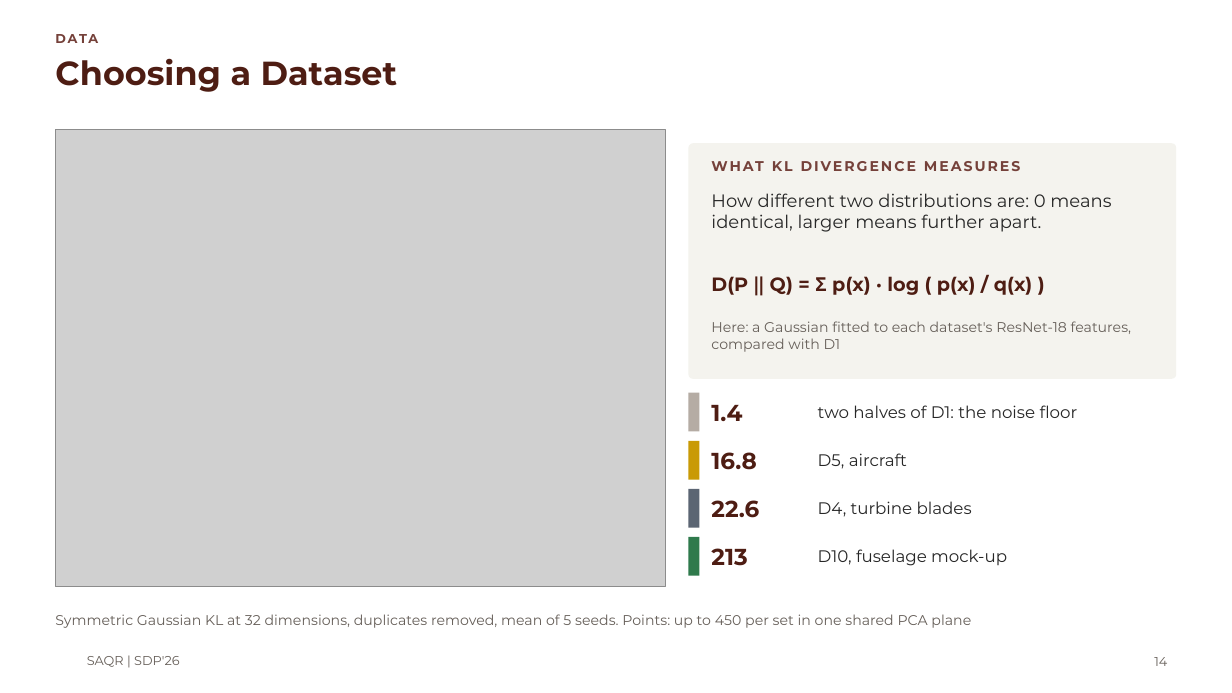
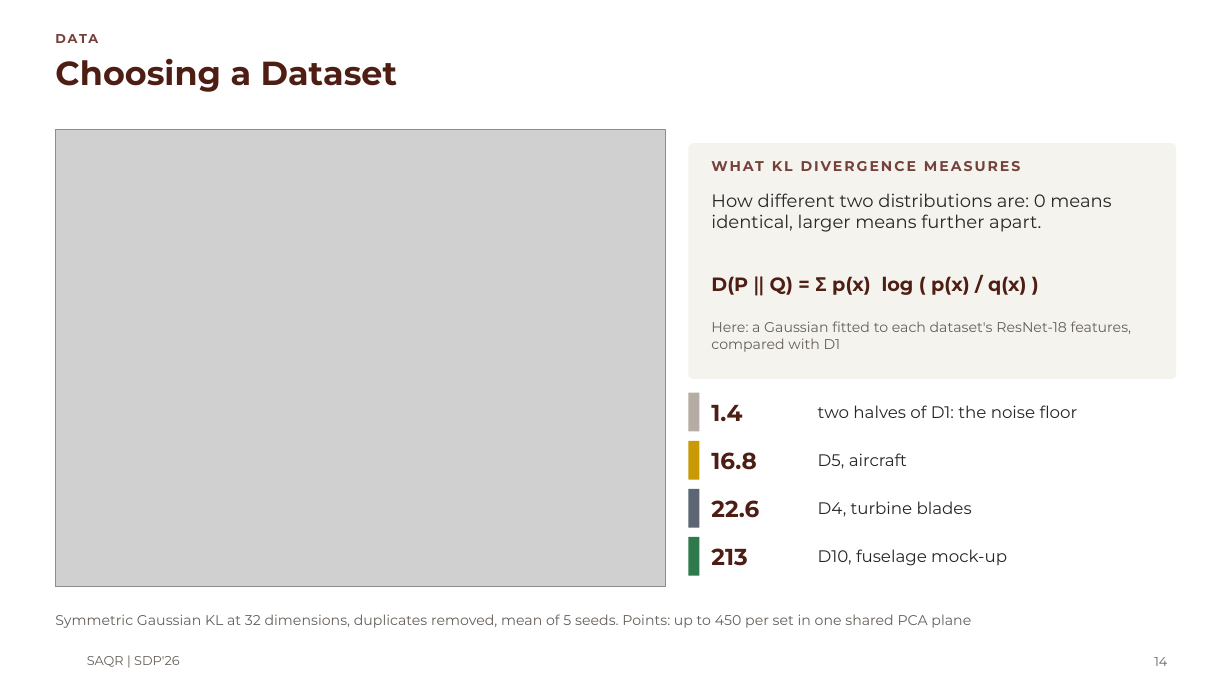
Before and after one commit to MASAR-AUS/SAQR, a slide deck: slide 14 of SAQR CMP490 Presentation.pptx. Drawn at 1232x693 pixels with LibreOffice and Linux fonts; fonts in the diff are those of the drawing; grey boxes stand for pictures; background and template pictures are left out. Boxes give left, top, right and bottom in pixels: in the first picture for what was removed or moved away, otherwise in the second. Text is boxed around its words. In the diff, an @@ line names an element or a change of style, - is before the commit and + after.

```diff
--- a/SAQR CMP490 Presentation.pptx
+++ b/SAQR CMP490 Presentation.pptx
@@ text at (x1=711, y1=276, x2=1026, y2=295): text changed @@
-D(P ‖ Q) = Σ p(x) · log ( p(x) / q(x) )
+D(P ‖ Q) = Σ p(x) log ( p(x) / q(x) )
```
Also in this commit, not shown: 36 other slides changed, 4 slides added, 4 other files.
